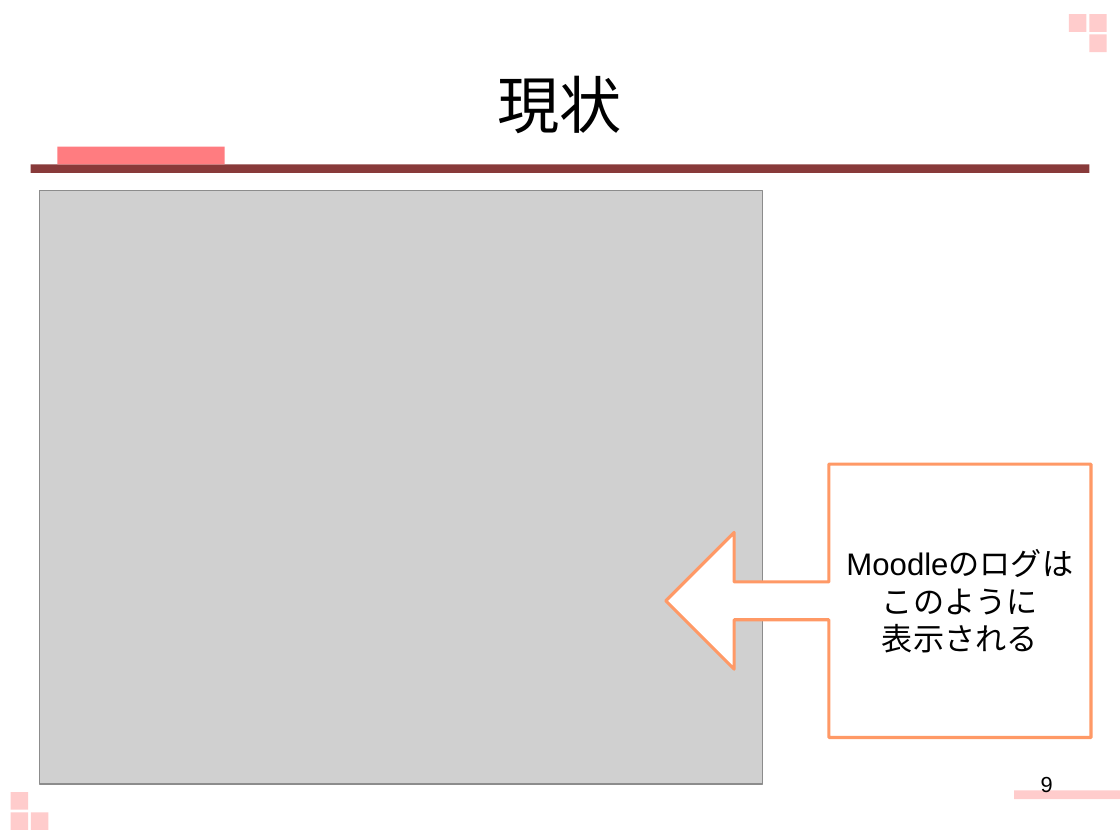
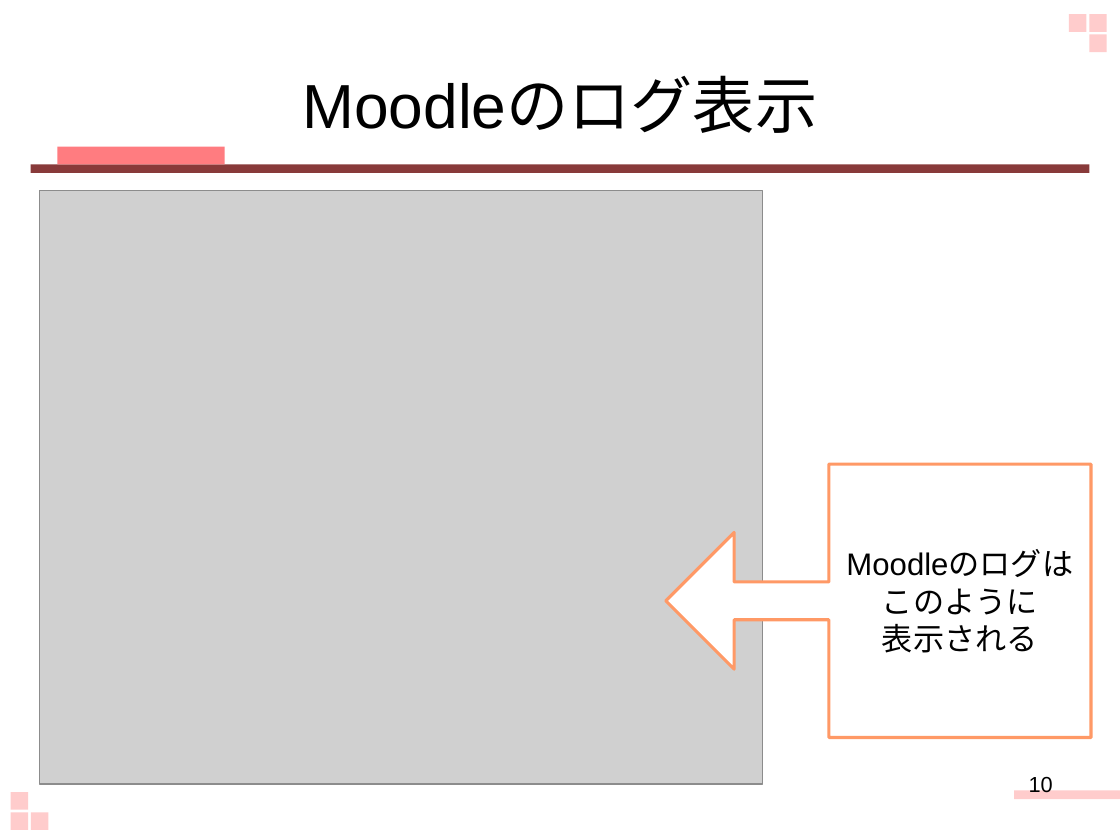
Before and after one commit to keimatsui/kadai, a slide deck: slide 10 of 卒業論文/2012/野口杏子/最終発表.pptx (slide 9 before the commit). Drawn at 1120x840 pixels with LibreOffice and Linux fonts; fonts in the diff are those of the drawing; grey boxes stand for pictures. Boxes give left, top, right and bottom in pixels: in the first picture for what was removed or moved away, otherwise in the second. Text is boxed around its words. In the diff, an @@ line names an element or a change of style, - is before the commit and + after.

```diff
--- a/卒業論文/2012/野口杏子/最終発表.pptx
+++ b/卒業論文/2012/野口杏子/最終発表.pptx
@@ title at (303,78,818,133): text changed @@
-現状
+Moodleのログ表示
@@ page number at (1029,775,1053,793): text changed @@
-9
+10
```
Also in this commit, not shown: 6 other slides changed, 1 slide added.
